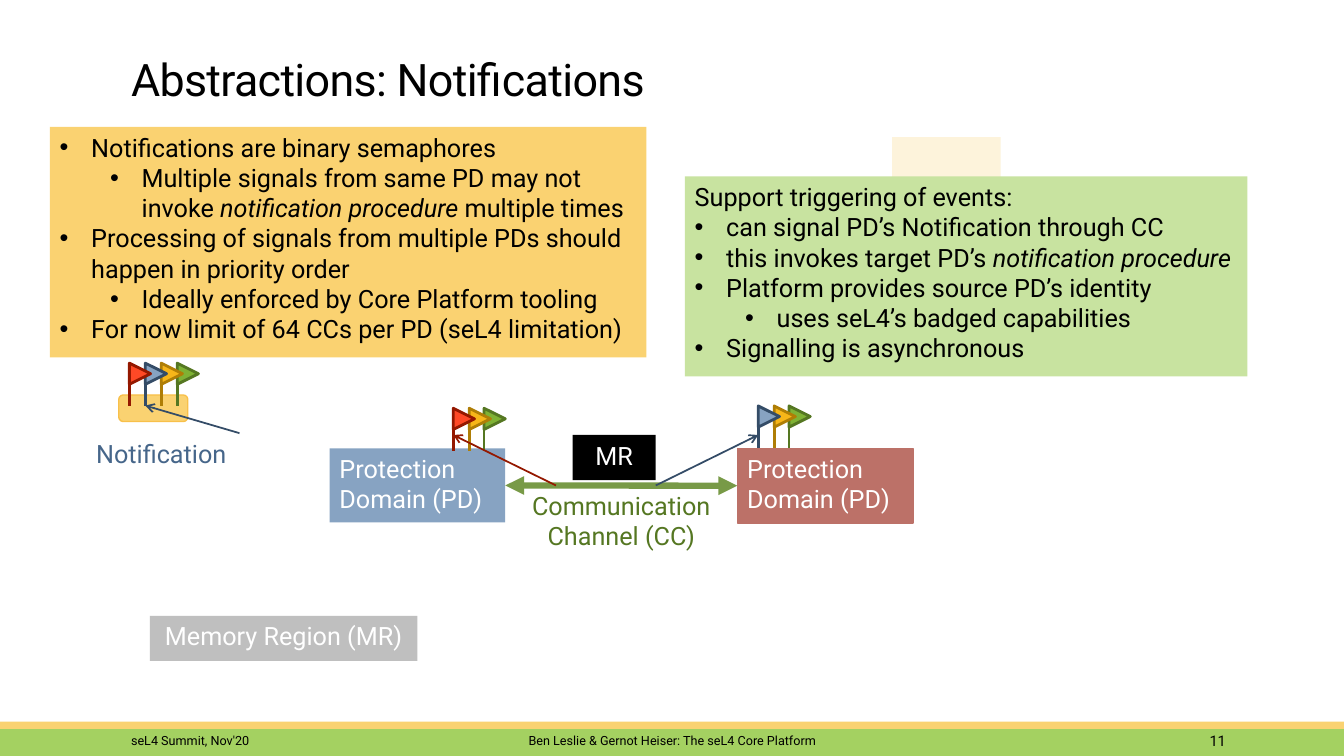
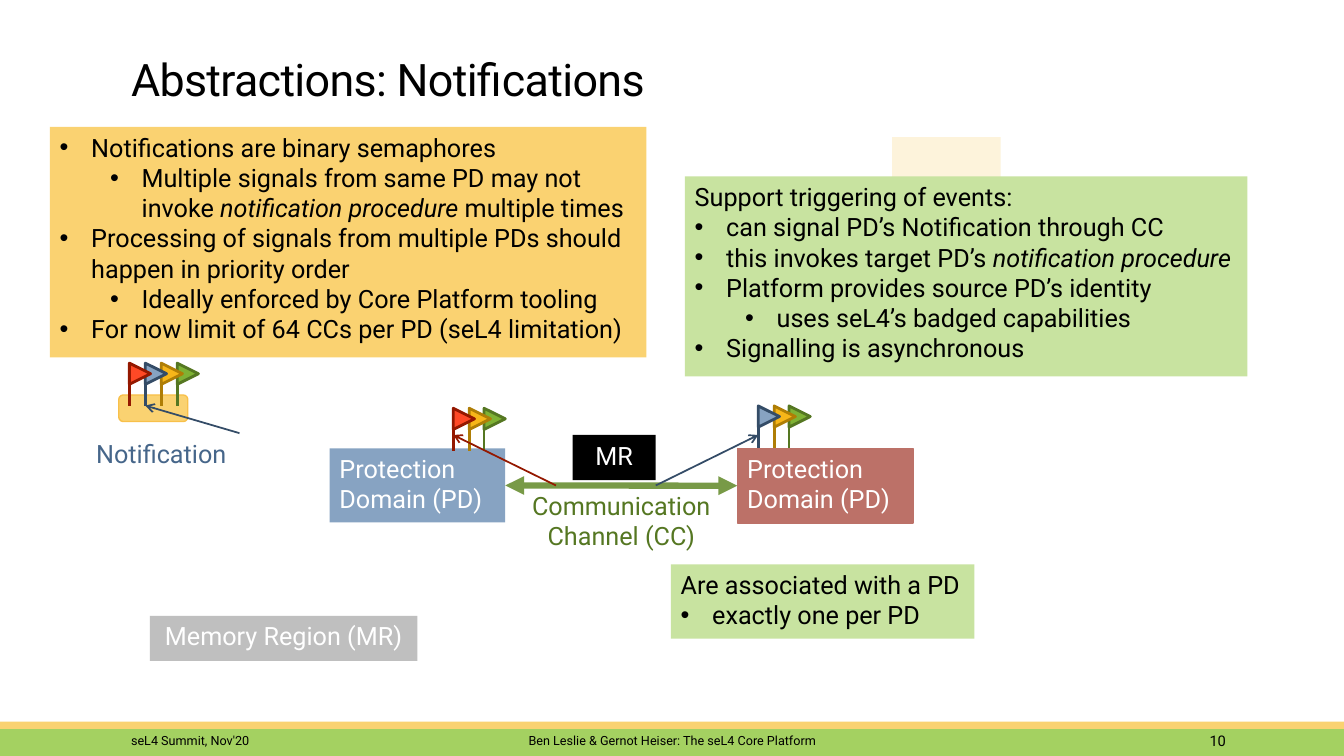
Before and after one commit to BreakawayConsulting/platform-sel4-docs, a slide deck: slide 10 of 2011-summit-platform.pptx (slide 11 before the commit). Drawn at 1344x756 pixels with LibreOffice and Linux fonts; fonts in the diff are those of the drawing; background and template pictures are left out. Boxes give left, top, right and bottom in pixels: in the first picture for what was removed or moved away, otherwise in the second. Text is boxed around its words. In the diff, an @@ line names an element or a change of style, - is before the commit and + after.

```diff
--- a/2011-summit-platform.pptx
+++ b/2011-summit-platform.pptx
@@ rectangle added at <box>670,565,974,639</box>, fill #C8E3A0, 18 pt, text #000000 @@
+Are associated with a PD
+• exactly one per PD
@@ page number at <box>1210,735,1226,746</box>: text changed @@
-11
+10
```
Also in this commit, not shown: 6 other slides changed, 1 slide removed.
